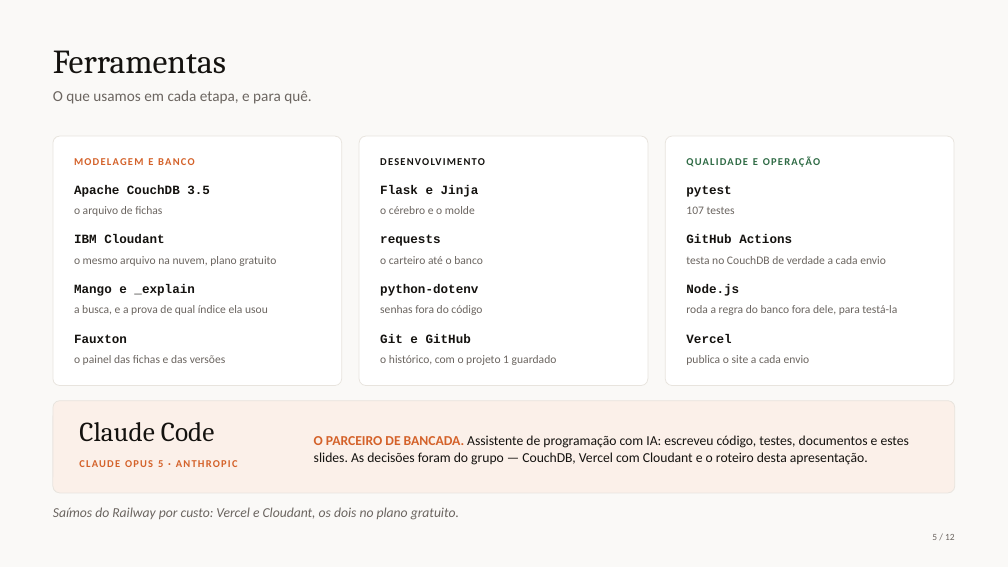
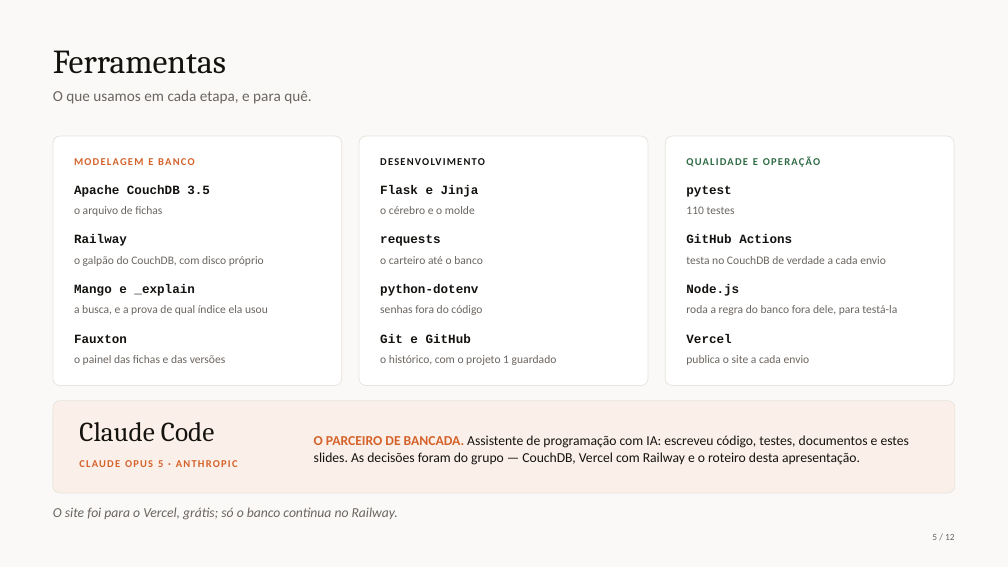
Before and after one commit to lipefurlan/projeto-nivaldo-nosql, a slide deck: slide 5 of public/static/Torra_e_Terra_NoSQL.pptx. Drawn at 1008x567 pixels with LibreOffice and Linux fonts; fonts in the diff are those of the drawing. Boxes give left, top, right and bottom in pixels: in the first picture for what was removed or moved away, otherwise in the second. Text is boxed around its words. In the diff, an @@ line names an element or a change of style, - is before the commit and + after.

```diff
--- a/public/static/Torra_e_Terra_NoSQL.pptx
+++ b/public/static/Torra_e_Terra_NoSQL.pptx
@@ text at [686,206,735,214]: text changed @@
-107 testes
+110 testes
@@ text at [74,234,127,246]: text changed @@
-IBM Cloudant
+Railway
@@ text at [74,256,264,266]: text changed @@
-o mesmo arquivo na nuvem, plano gratuito
+o galpão do CouchDB, com disco próprio
@@ text at [314,435,909,465]: text changed @@
-O PARCEIRO DE BANCADA. Assistente de programação com IA: escreveu código, testes, documentos e estes slides. As decisões foram do grupo — CouchDB, Vercel com Cloudant e o roteiro desta apresentação.
+O PARCEIRO DE BANCADA. Assistente de programação com IA: escreveu código, testes, documentos e estes slides. As decisões foram do grupo — CouchDB, Vercel com Railway e o roteiro desta apresentação.
@@ text at [53,507,398,520]: text changed @@
-Saímos do Railway por custo: Vercel e Cloudant, os dois no plano gratuito.
+O site foi para o Vercel, grátis; só o banco continua no Railway.
```
Also in this commit, not shown: 5 other slides changed, 1 other file.
